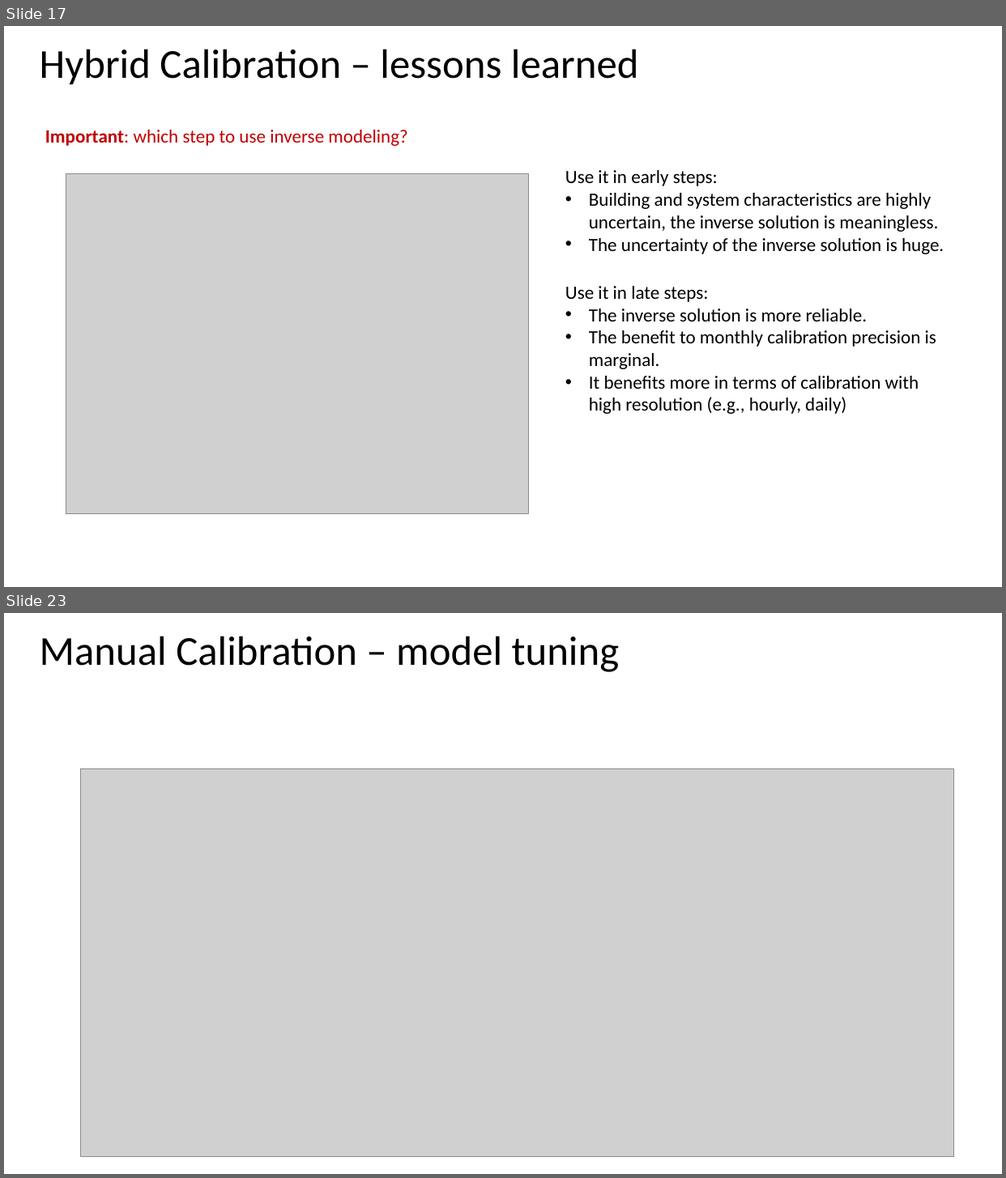
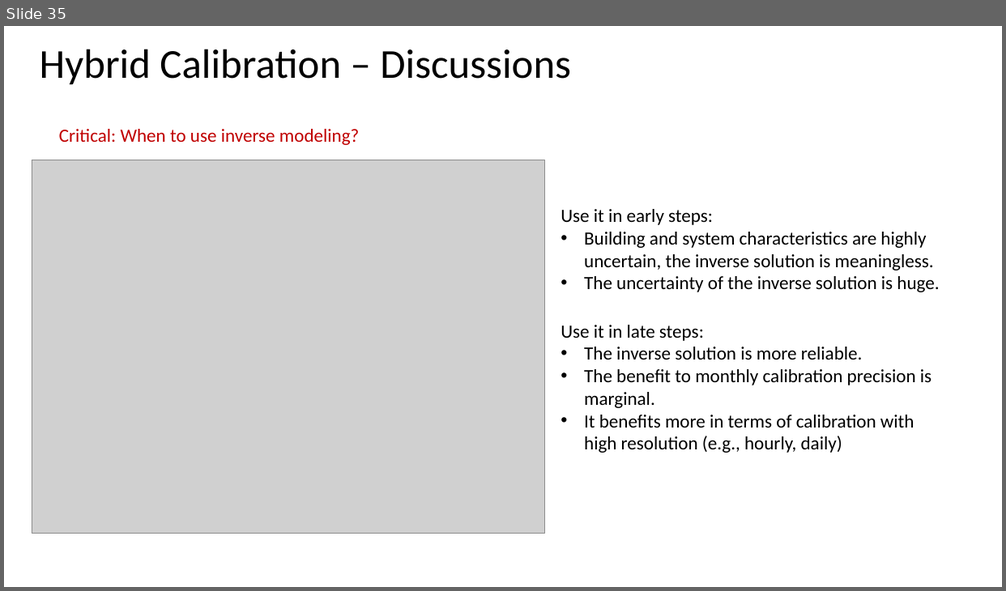
Before and after one commit to tsbyq/SDI, a slide deck: Model_Calibration_2.1/2~Hybrid_Calibration/Model Calibration_HM.pptx. Shown one above the other, each under a label of ours: slides 17 and 23 before the commit, slide 35 after it; the slides between them are not shown. The pictures are 1006x1178 and 1006x591 pixels, drawn with LibreOffice and Linux fonts; fonts in the diff are those of the drawing; grey boxes stand for pictures. Boxes give left, top, right and bottom in pixels: in the first picture for what was removed or moved away, otherwise in the second. Text is boxed around its words. In the diff, an @@ line names an element or a change of style, - is before the commit and + after.

```diff
--- a/Model_Calibration_2.1/2~Hybrid_Calibration/Model Calibration_HM.pptx
+++ b/Model_Calibration_2.1/2~Hybrid_Calibration/Model Calibration_HM.pptx
@@ slide 23 removed at (4, 613, 1002, 1174), background #FFFFFF @@
@@ title removed at (40, 636, 620, 672) @@
-Manual Calibration – model tuning
@@ picture removed at (81, 769, 955, 1157) @@
@@ what was slide 17 is now slide 35 @@
@@ slide 35 changed as well @@
@@ title at (40, 49, 571, 85): text changed @@
-Hybrid Calibration – lessons learned
+Hybrid Calibration – Discussions
@@ text at (59, 129, 359, 145): text changed @@
-Important: which step to use inverse modeling?
+Critical: When to use inverse modeling?
@@ picture: place and size @@
-picture at (66, 173, 528, 514)
+picture at (32, 160, 544, 534)
@@ text "Use it in early steps:": place and size @@
-text "Use it in early steps:" at (565, 170, 944, 254)
+text "Use it in early steps:" at (560, 209, 939, 292)
@@ text "Use it in late steps:": place and size @@
-text "Use it in late steps:" at (565, 286, 936, 414)
+text "Use it in late steps:" at (560, 325, 931, 453)
```
Also in this commit, not shown: 15 other slides changed, 20 slides added, 6 other slides removed, 45 other files.
